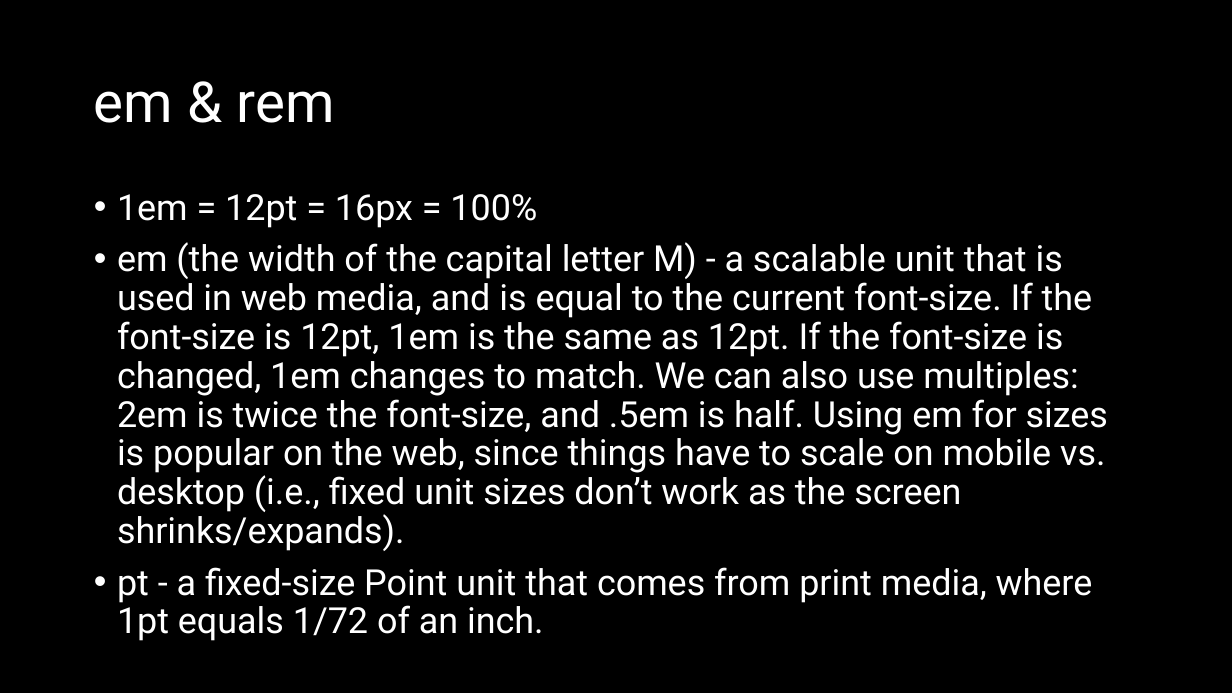
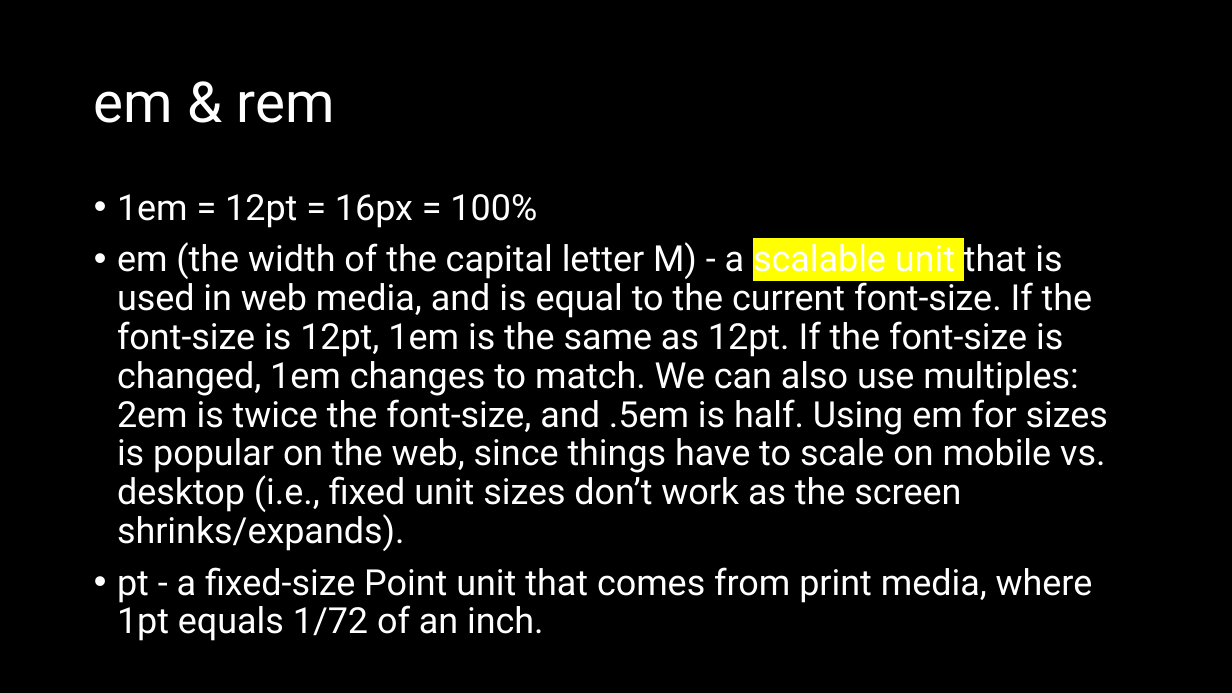
Before and after one commit to natiquekeyin/spring2025, a slide deck: slide 10 of FrontEnd/Week3/Week3.pptx. Drawn at 1232x693 pixels with LibreOffice and Linux fonts; fonts in the diff are those of the drawing. Boxes give left, top, right and bottom in pixels: in the first picture for what was removed or moved away, otherwise in the second. Text is boxed around its words. In the diff, an @@ line names an element or a change of style, - is before the commit and + after.

```diff
--- a/FrontEnd/Week3/Week3.pptx
+++ b/FrontEnd/Week3/Week3.pptx
@@ text at (x1=117, y1=242, x2=1108, y2=551): highlight none to #FFFF00 in "scalable unit" @@
```
Also in this commit, not shown: 1 other slide changed, 2 other files.
